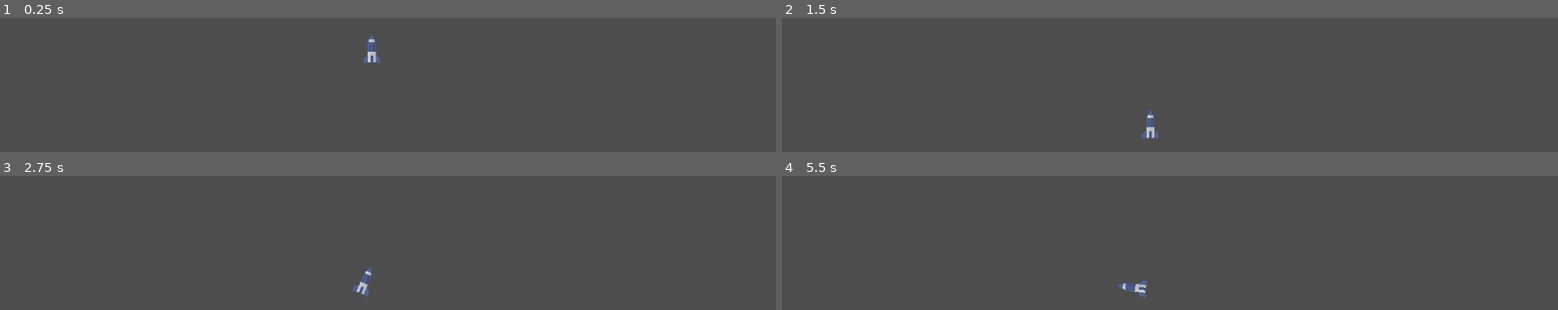
Above: before the commit, frames 1-4 (two rows, left to right).
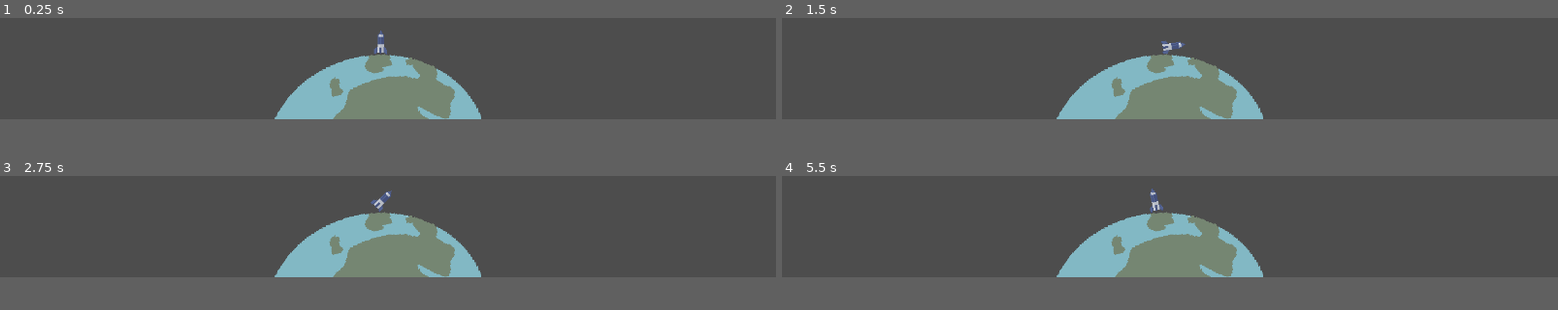
Above: after the commit, the same moments.

Repository: binaryArrow/rocketlaunch
Game: Godot game, scene res://scenes/level.tscn
Two runs of this game, one before a commit and one after it. Both use one fixed random seed, a clock stepped at 60 frames per second and the inputs below.
Inputs:
- Up to frame 1 (0.25 s): no input
- Up to frame 2 (1.5 s): tap Enter (ui_accept) at 0.5, 0.77 s; hold Right (ui_right) 0.53-1.28 s; hold Left (ui_left) from 1.28 s (still down)
- Up to frame 3 (2.75 s): tap Enter (ui_accept) at 1.52 s; release Left (ui_left) at 2.03 s; hold Right (ui_right) from 2.03 s (still down)
- Up to frame 4 (5.5 s): tap Enter (ui_accept) at 3.02, 3.77, 4.52, 5 s; release Right (ui_right) at 3.53 s; hold Left (ui_left) from 3.53 s (still down)
The window is 800x500 before the commit and 800x466 after it. Grey fills any space a smaller window leaves; there, only what the larger window draws over its background counts as a difference.

The runs differ from the first frame. In frame 1, 9.7% of the frame differs, in the area x 35-62%, y 9-76%; in frame 2, 9.7%; in frame 3, 9.7%; in frame 4, 9.8%, in the area x 35-62%, y 9-91%.

Commit message:
add earth and visibility notifier

Diff:
--- a/project.godot
+++ b/project.godot
@@ -18,7 +18,8 @@
 
 [display]
 
-window/size/viewport_height=720
+window/size/viewport_width=1440
+window/size/viewport_height=840
 window/stretch/mode="viewport"
 window/vsync/vsync_mode=0
 
--- /dev/null
+++ b/scenes/level.gd
@@ -0,0 +1,15 @@
+extends Node2D
+
+
+# Called when the node enters the scene tree for the first time.
+func _ready() -> void:
+	pass # Replace with function body.
+
+
+# Called every frame. 'delta' is the elapsed time since the previous frame.
+func _process(delta: float) -> void:
+	pass
+
+
+func _on_character_body_2d_rocket_visible_on_screen(visible: bool) -> void:
+	print("Rocket visible on screen: %s" % visible)
--- a/scenes/level.tscn
+++ b/scenes/level.tscn
@@ -1,29 +1,29 @@
-[gd_scene load_steps=4 format=3 uid="uid://dpr52knlj0bhn"]
+[gd_scene load_steps=5 format=3 uid="uid://dpr52knlj0bhn"]
 
 [ext_resource type="PackedScene" uid="uid://cpdovtc5o2deu" path="res://scenes/rocket/rocket.tscn" id="1_2q6dc"]
+[ext_resource type="Texture2D" uid="uid://c50yfl0nfwjxd" path="res://assets/earth.png" id="1_w7c3h"]
+[ext_resource type="Script" uid="uid://b1vxxexucm7bn" path="res://scenes/level.gd" id="1_w8frs"]
 
-[sub_resource type="WorldBoundaryShape2D" id="WorldBoundaryShape2D_rd3vj"]
-
-[sub_resource type="RectangleShape2D" id="RectangleShape2D_2q6dc"]
+[sub_resource type="CircleShape2D" id="CircleShape2D_2q6dc"]
 
 [node name="Level" type="Node2D"]
+script = ExtResource("1_w8frs")
+
+[node name="Earth" type="StaticBody2D" parent="."]
+position = Vector2(0, -19)
+
+[node name="CollisionShape2D" type="CollisionShape2D" parent="Earth"]
+position = Vector2(704.99994, 958.00006)
+scale = Vector2(21.919651, 22.090874)
+shape = SubResource("CircleShape2D_2q6dc")
+
+[node name="Sprite2D" type="Sprite2D" parent="Earth"]
+position = Vector2(699, 923)
+rotation = -0.22621165
+scale = Vector2(2.169811, 1.9298246)
+texture = ExtResource("1_w7c3h")
 
 [node name="CharacterBody2D" parent="." instance=ExtResource("1_2q6dc")]
-position = Vector2(552, 555)
+position = Vector2(706, 693)
 
-[node name="StaticBody2D" type="StaticBody2D" parent="."]
-position = Vector2(0, -19)
-
-[node name="CollisionShape2D" type="CollisionShape2D" parent="StaticBody2D"]
-position = Vector2(550, 720)
-shape = SubResource("WorldBoundaryShape2D_rd3vj")
-
-[node name="StaticBody2D2" type="StaticBody2D" parent="."]
-
-[node name="CollisionShape2D" type="CollisionShape2D" parent="StaticBody2D2"]
-position = Vector2(338.00003, 364)
-scale = Vector2(5.96, 1)
-shape = SubResource("RectangleShape2D_2q6dc")
-
-[node name="Camera2D" type="Camera2D" parent="."]
-anchor_mode = 0
+[connection signal="rocket_visible_on_screen" from="CharacterBody2D" to="." method="_on_character_body_2d_rocket_visible_on_screen"]
--- /dev/null
+++ b/scenes/platforms/platform.gd
@@ -0,0 +1,11 @@
+extends StaticBody2D
+
+
+# Called when the node enters the scene tree for the first time.
+func _ready() -> void:
+	pass # Replace with function body.
+
+
+# Called every frame. 'delta' is the elapsed time since the previous frame.
+func _process(delta: float) -> void:
+	pass
--- /dev/null
+++ b/scenes/platforms/platform.tscn
@@ -0,0 +1,8 @@
+[gd_scene load_steps=2 format=3 uid="uid://b8cyql2s764g2"]
+
+[sub_resource type="RectangleShape2D" id="RectangleShape2D_yqg1e"]
+
+[node name="StaticBody2D" type="StaticBody2D"]
+
+[node name="CollisionShape2D" type="CollisionShape2D" parent="."]
+shape = SubResource("RectangleShape2D_yqg1e")
--- a/scenes/rocket/rocket.gd
+++ b/scenes/rocket/rocket.gd
@@ -4,6 +4,8 @@
 const ROTATION_SPEED = 3.0
 const THRUST_FORCE = 800.0
 const MAX_SPEED = 500.0
+
+signal rocket_visible_on_screen(visible: bool)
 
 
 func _physics_process(_delta: float) -> void:
@@ -21,3 +23,11 @@
 
 		if linear_velocity.length() > MAX_SPEED:
 			linear_velocity = linear_velocity.normalized() * MAX_SPEED
+
+
+func _on_visible_on_screen_notifier_2d_screen_exited() -> void:
+	emit_signal(rocket_visible_on_screen.get_name(), false)
+
+
+func _on_visible_on_screen_notifier_2d_screen_entered() -> void:
+	emit_signal(rocket_visible_on_screen.get_name(), true)
--- a/scenes/rocket/rocket.tscn
+++ b/scenes/rocket/rocket.tscn
@@ -19,6 +19,7 @@
 }]
 
 [node name="RigidBody2D" type="RigidBody2D"]
+collision_layer = 0
 physics_material_override = SubResource("PhysicsMaterial_0wp70")
 gravity_scale = 0.534
 script = ExtResource("1_dkv7l")
@@ -33,3 +34,8 @@
 [node name="MainJet" type="AnimatedSprite2D" parent="."]
 sprite_frames = SubResource("SpriteFrames_5gt1y")
 animation = &"idle"
+
+[node name="VisibleOnScreenNotifier2D" type="VisibleOnScreenNotifier2D" parent="."]
+
+[connection signal="screen_entered" from="VisibleOnScreenNotifier2D" to="." method="_on_visible_on_screen_notifier_2d_screen_entered"]
+[connection signal="screen_exited" from="VisibleOnScreenNotifier2D" to="." method="_on_visible_on_screen_notifier_2d_screen_exited"]
Binary file added: assets/earth.png
Not shown, added: assets/earth.png.import
Not shown, added: scenes/level.gd.uid
Not shown, added: scenes/platforms/platform.gd.uid
